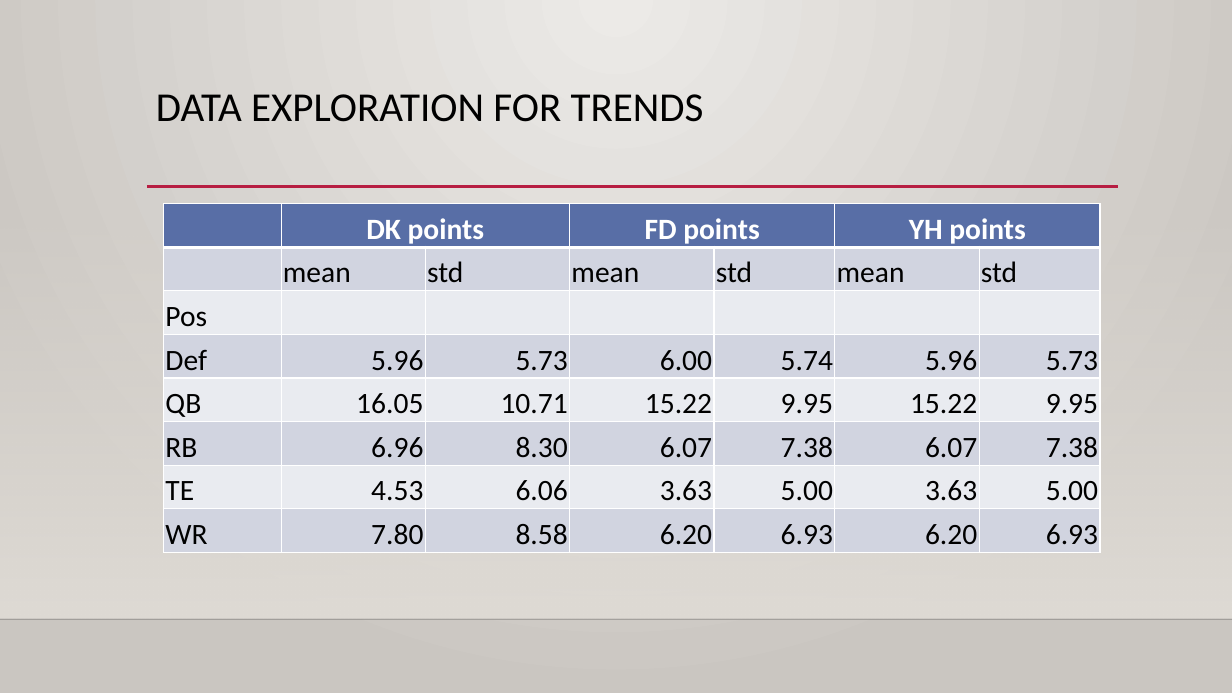
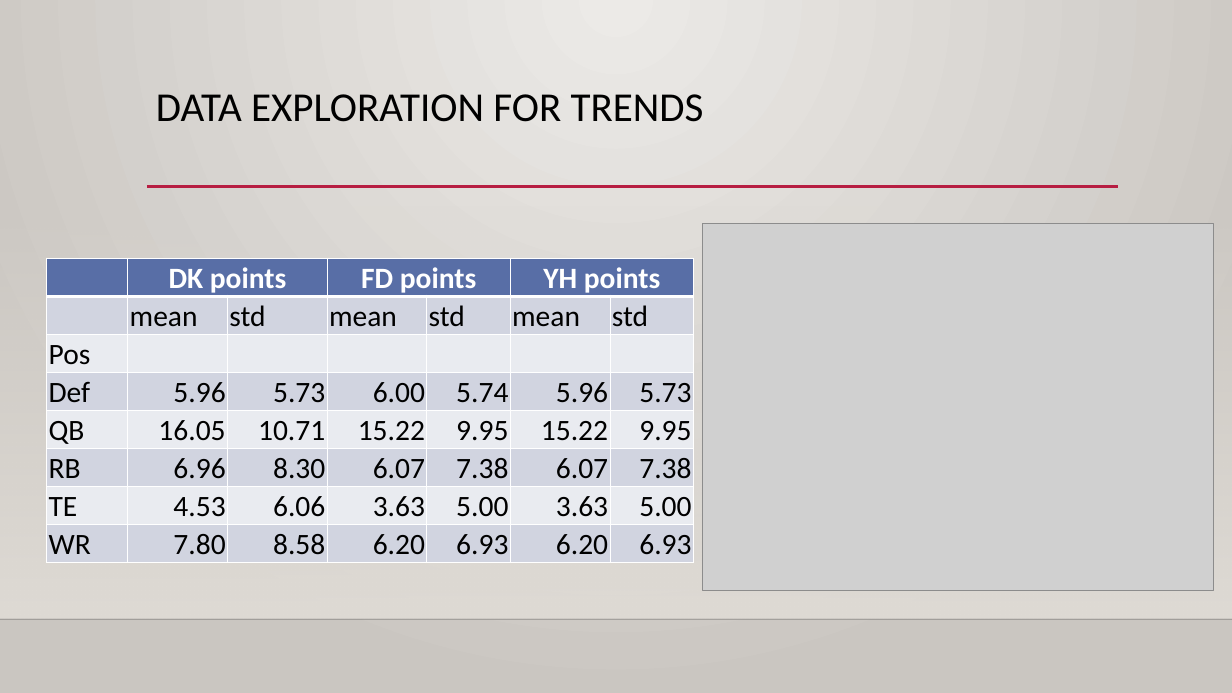
Before and after one commit to hjgoode3/NYCDSA_Python_Project, a slide deck: slide 6 of HG_Project_Presentation.pptx. Drawn at 1232x693 pixels with LibreOffice and Linux fonts; fonts in the diff are those of the drawing; grey boxes stand for pictures; background and template pictures are left out. Boxes give left, top, right and bottom in pixels: in the first picture for what was removed or moved away, otherwise in the second. Text is boxed around its words. In the diff, an @@ line names an element or a change of style, - is before the commit and + after.

Commit message:
Presentation Formatting

```diff
--- a/HG_Project_Presentation.pptx
+++ b/HG_Project_Presentation.pptx
@@ picture added at bbox=[703, 224, 1214, 591] @@
@@ table: place and size @@
-table at bbox=[164, 203, 1100, 552]
+table at bbox=[47, 259, 694, 559]
```
Also in this commit, not shown: 1 other file.
